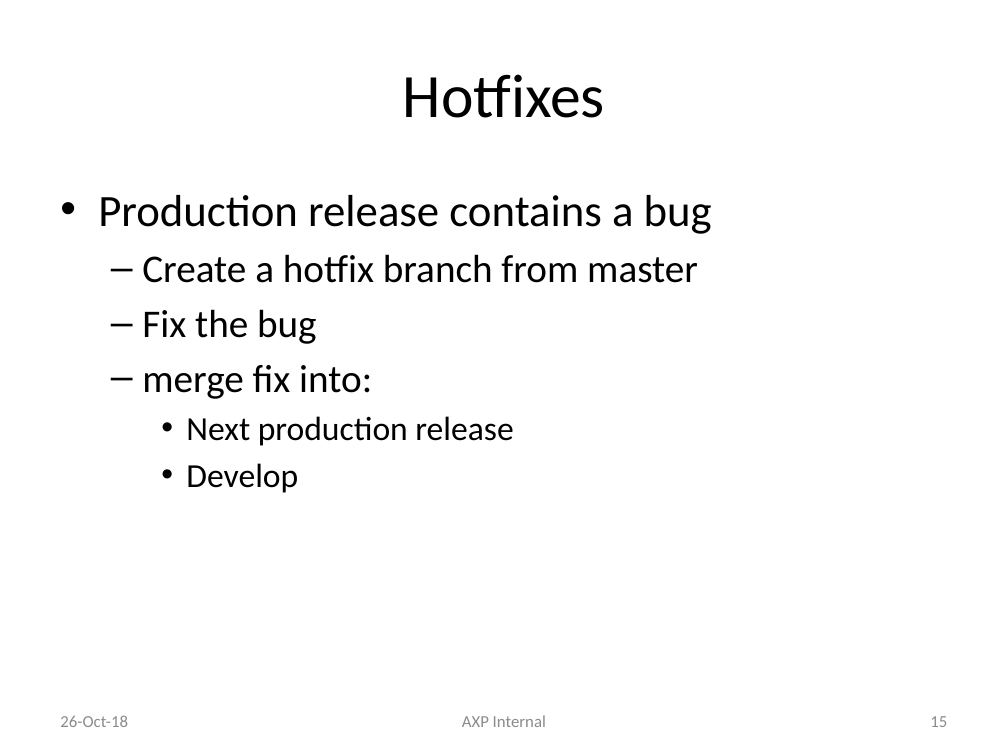
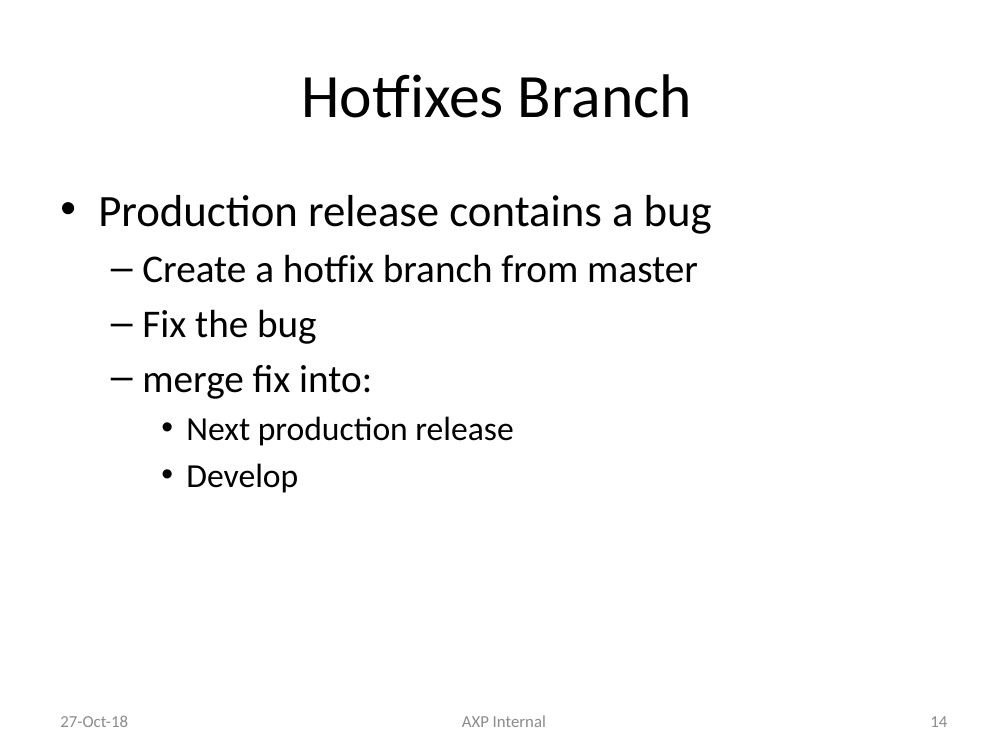
Before and after one commit to liyuan6006/GitStrategies, a slide deck: slide 14 of Branching.pptx (slide 15 before the commit). Drawn at 1008x756 pixels with LibreOffice and Linux fonts; fonts in the diff are those of the drawing. Boxes give left, top, right and bottom in pixels: in the first picture for what was removed or moved away, otherwise in the second. Text is boxed around its words. In the diff, an @@ line names an element or a change of style, - is before the commit and + after.

```diff
--- a/Branching.pptx
+++ b/Branching.pptx
@@ title at (302,74,692,118): text changed @@
-Hotfixes
+Hotfixes Branch
@@ text at (60,715,128,727): text changed @@
-26-Oct-18
+27-Oct-18
@@ page number at (930,716,947,727): text changed @@
-15
+14
```
Also in this commit, not shown: 17 other slides changed, 1 slide added, 2 slides removed.
